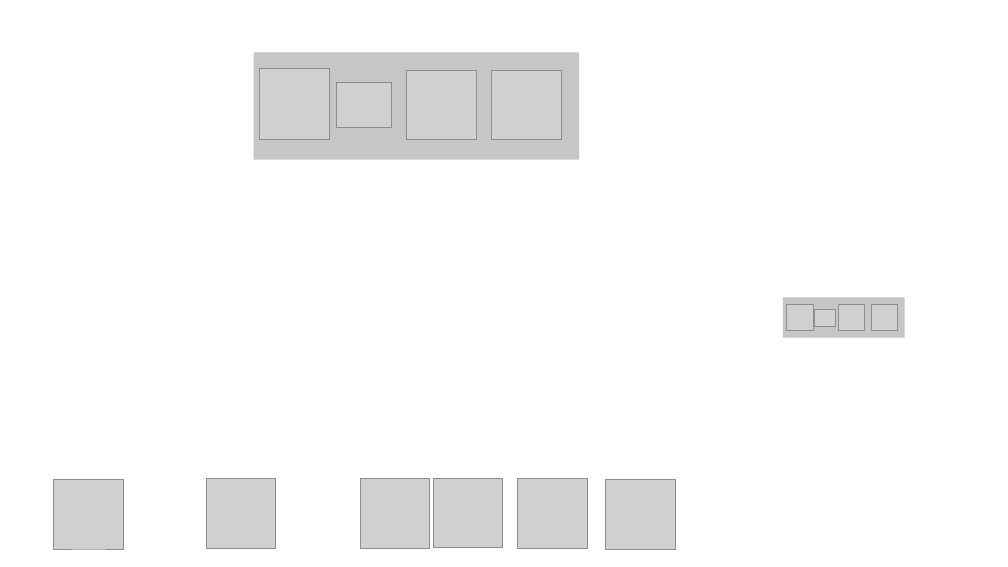
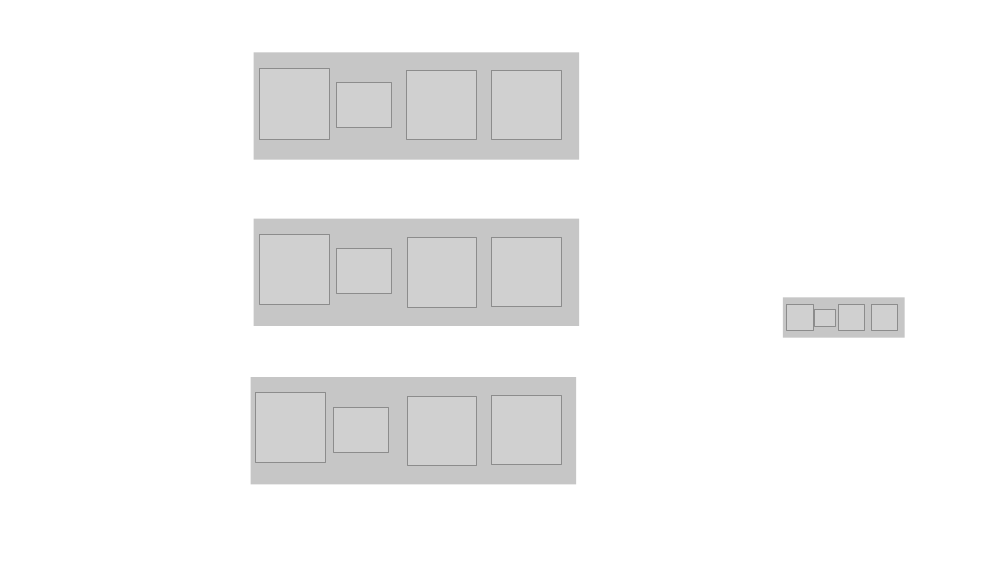
Before and after one commit to sarit-chaet-hudis/minecraft-game, a slide deck: slide 1 of assets/images/instructions-editable.pptx. Drawn at 1008x567 pixels with LibreOffice and Linux fonts; fonts in the diff are those of the drawing; grey boxes stand for pictures. Boxes give left, top, right and bottom in pixels: in the first picture for what was removed or moved away, otherwise in the second. Text is boxed around its words. In the diff, an @@ line names an element or a change of style, - is before the commit and + after.

```diff
--- a/assets/images/instructions-editable.pptx
+++ b/assets/images/instructions-editable.pptx
@@ rectangle added at (x1=253, y1=219, x2=579, y2=326), fill #C6C6C6 @@
@@ picture moved from (x1=518, y1=479, x2=588, y2=549) to (x1=259, y1=235, x2=330, y2=306) @@
@@ picture moved from (x1=206, y1=479, x2=276, y2=548) to (x1=407, y1=237, x2=476, y2=307) @@
@@ picture moved from (x1=433, y1=479, x2=503, y2=547) to (x1=492, y1=237, x2=562, y2=306) @@
@@ picture added at (x1=337, y1=249, x2=391, y2=293) @@
@@ rectangle added at (x1=250, y1=377, x2=576, y2=485), fill #C6C6C6 @@
@@ picture moved from (x1=606, y1=479, x2=676, y2=550) to (x1=256, y1=392, x2=326, y2=463) @@
@@ picture added at (x1=333, y1=408, x2=388, y2=452) @@
@@ picture moved from (x1=361, y1=479, x2=430, y2=548) to (x1=407, y1=396, x2=476, y2=466) @@
@@ picture moved from (x1=54, y1=479, x2=123, y2=549) to (x1=492, y1=395, x2=562, y2=464) @@
```
Also in this commit, not shown: 6 other files.
